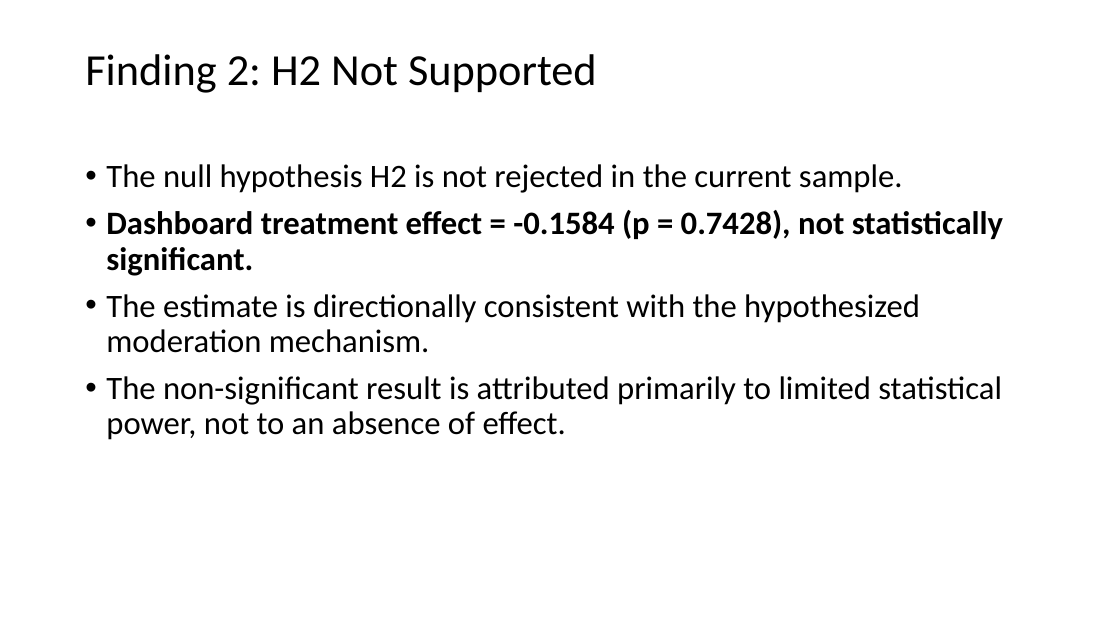
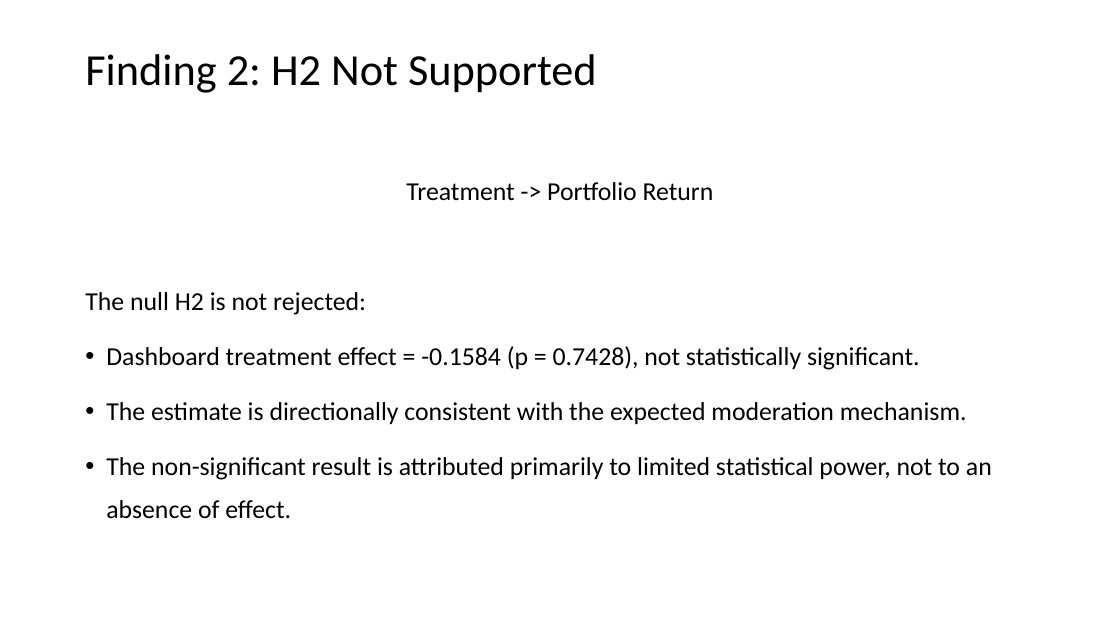
Before and after one commit to Amarows/thesis, a slide deck: slide 9 of documents/aliaksei_malashonak_sbs_thesis_defence.pptx. Drawn at 1120x630 pixels with LibreOffice and Linux fonts; fonts in the diff are those of the drawing; background and template pictures are left out. Boxes give left, top, right and bottom in pixels: in the first picture for what was removed or moved away, otherwise in the second. Text is boxed around its words. In the diff, an @@ line names an element or a change of style, - is before the commit and + after.

```diff
--- a/documents/aliaksei_malashonak_sbs_thesis_defence.pptx
+++ b/documents/aliaksei_malashonak_sbs_thesis_defence.pptx
@@ text at bbox=[85, 182, 714, 315]: text changed; size 28 to 22.1 pt @@
-• The null hypothesis H2 is not rejected in the current sample.
+Treatment -> Portfolio Return
+The null H2 is not rejected:
@@ text at bbox=[106, 346, 992, 518]: size 28 to 22.1 pt in "Dashboard treatment effect = -0.1584 (p = ...", "The non-significant result is attributed primarily to ..."; bold off in "Dashboard treatment effect = -0.1584 (p = ..."; line spacing 0.9 to 1.4 @@
@@ text at bbox=[106, 402, 967, 424]: text changed; size 28 to 22.1 pt @@
-• The estimate is directionally consistent with the hypothesized moderation mechanism.
+• The estimate is directionally consistent with the expected moderation mechanism.
```
Also in this commit, not shown: 18 other slides changed, 5 slides added, 1 slide removed.
